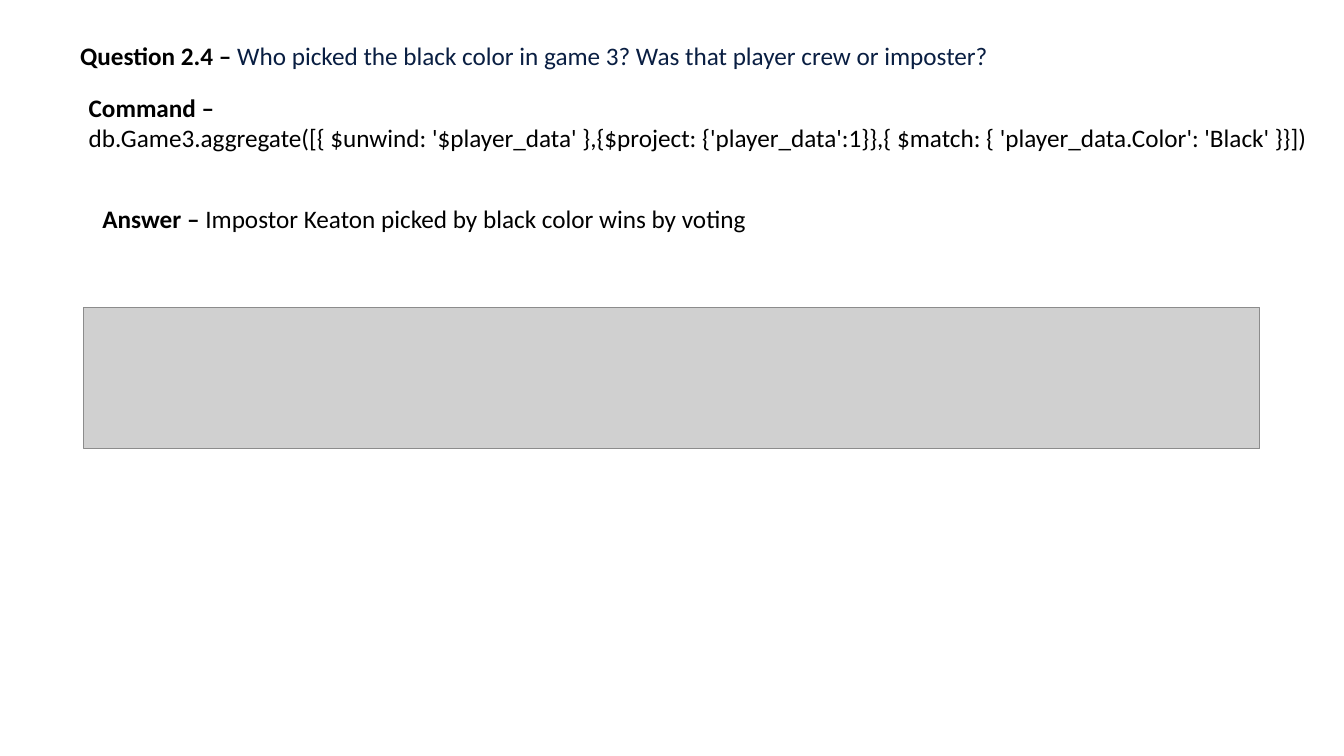
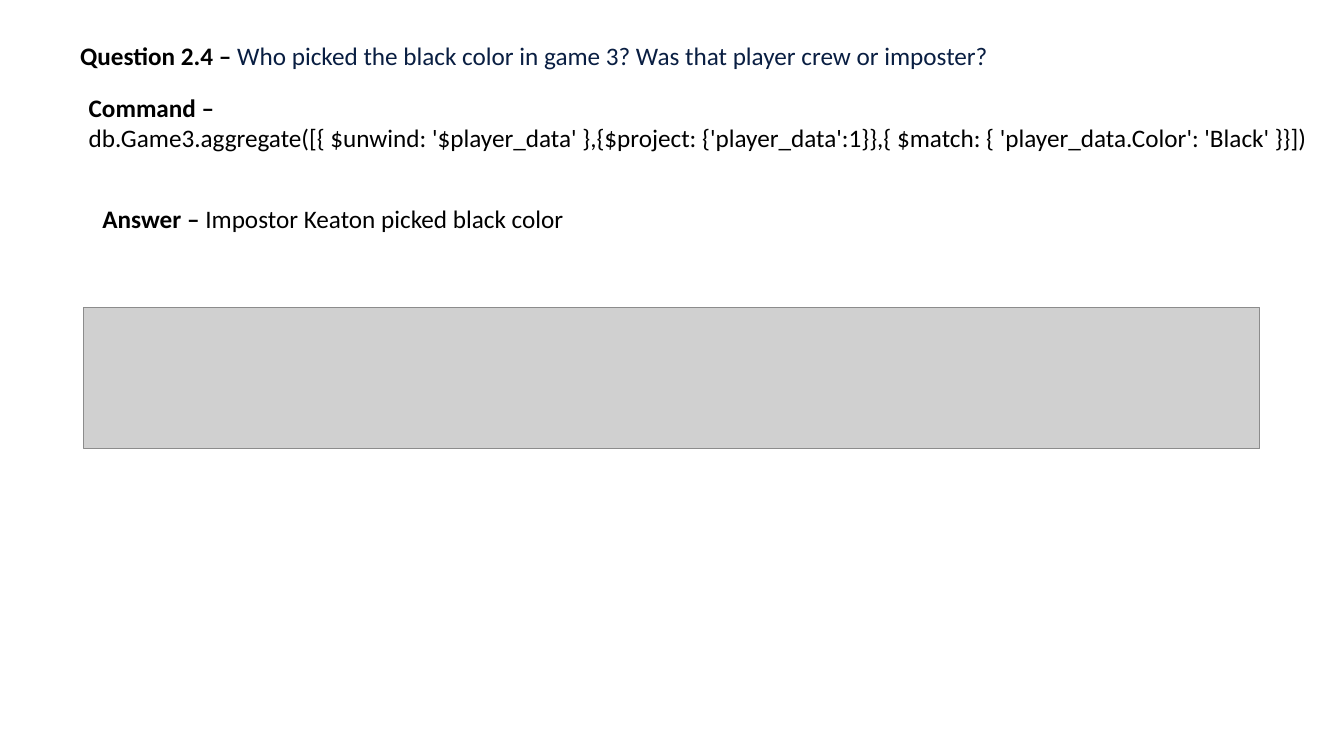
Before and after one commit to ballurai/AmongUSMongoDB-1, a slide deck: slide 8 of AmongUS Assignment.pptx. Drawn at 1344x756 pixels with LibreOffice and Linux fonts; fonts in the diff are those of the drawing; grey boxes stand for pictures. Boxes give left, top, right and bottom in pixels: in the first picture for what was removed or moved away, otherwise in the second. Text is boxed around its words. In the diff, an @@ line names an element or a change of style, - is before the commit and + after.

```diff
--- a/AmongUS Assignment.pptx
+++ b/AmongUS Assignment.pptx
@@ text at bbox=[102, 210, 564, 232]: text changed @@
-Answer – Impostor Keaton picked by black color wins by voting
+Answer – Impostor Keaton picked black color
```
Also in this commit, not shown: 1 other slide changed, 4 slides added.
